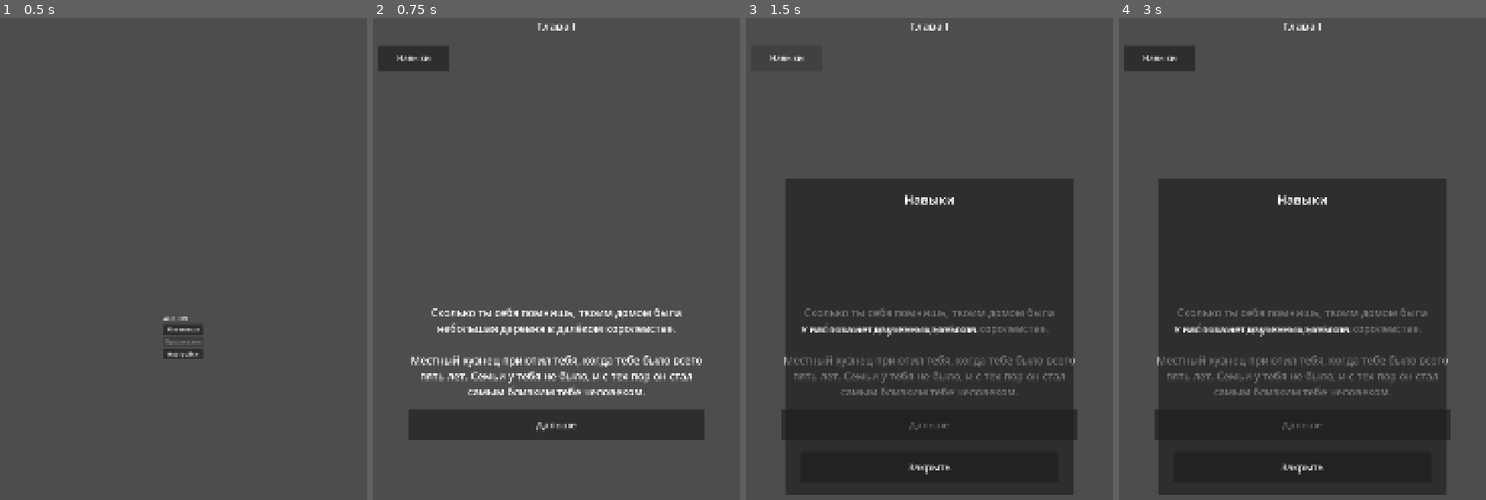
Above: before the commit, frames 1-4 (left to right).
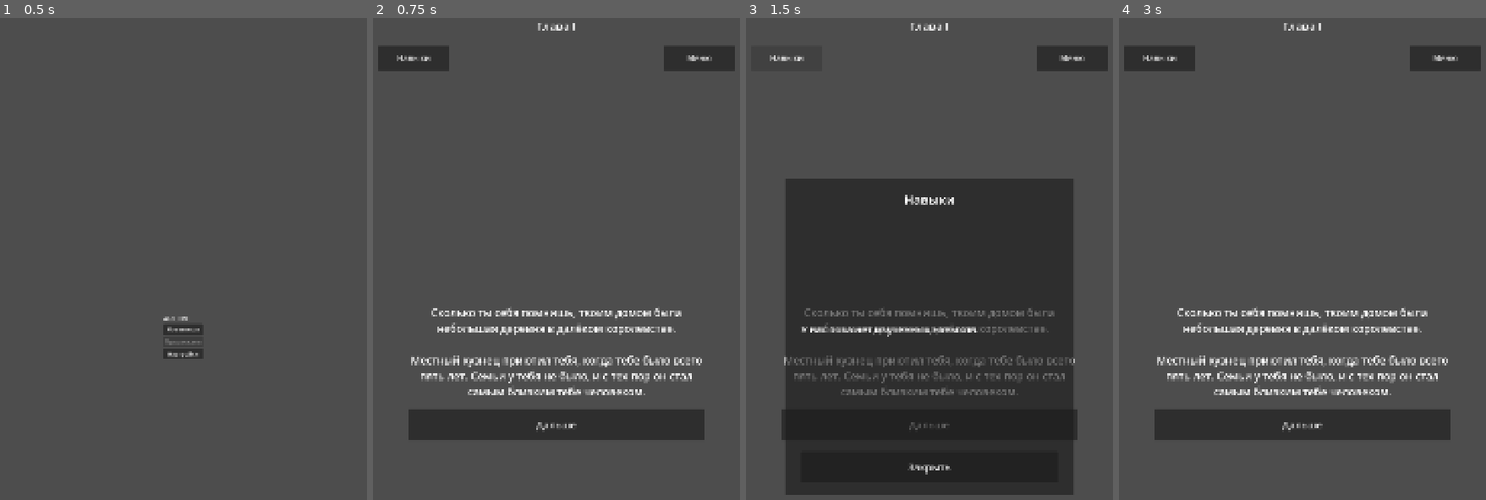
Above: after the commit, the same moments.

Repository: SayentLY/Alfheim
Game: Godot game, scene res://scenes/main_menu.tscn
The game is run twice, just before and just after one commit, with the same random seed, the same clock (stepped at 60 frames per second) and the same inputs.
Inputs (mouse positions are in pixels of both pictures, inside the frame that each line leads up to):
- Up to frame 1 (0.5 s): no input
- Up to frame 2 (0.75 s): click "Новая игра" at 0.5 s
- Up to frame 3 (1.5 s): click "Навыки" at 1.25 s
- Up to frame 4 (3 s): click (1445, 56) at 2 s, where only the run after the commit has a clickable "Меню"; click (1302, 292) at 2.75 s, where only the run after the commit has a clickable "Продолжить"

Frame 1 is identical in both runs. In frame 2, 0.9% of the frame differs, in the area x 79-99%, y 5-12%; in frame 3, 0.9%; in frame 4, 47%, in the area x 10-99%, y 5-99%.
Error before the commit: Invalid access to property or key 'pressed' on a base object of type 'null instance'. (res://scripts/chapter_one.gd:33)

Commit message:
Add temporary in-game menu UI

Diff:
--- a/scenes/chapter_one.tscn
+++ b/scenes/chapter_one.tscn
@@ -132,3 +132,72 @@
 layout_mode = 2
 theme_override_font_sizes/font_size = 28
 text = "Закрыть"
+
+
+[node name="MenuButton" type="Button" parent="."]
+layout_mode = 0
+offset_left = 845.0
+offset_top = 135.0
+offset_right = 1045.0
+offset_bottom = 205.0
+theme_override_font_sizes/font_size = 24
+text = "Меню"
+
+[node name="GameMenuPanel" type="Panel" parent="."]
+visible = false
+layout_mode = 1
+anchors_preset = 8
+anchor_left = 0.5
+anchor_top = 0.5
+anchor_right = 0.5
+anchor_bottom = 0.5
+offset_left = -410.0
+offset_top = -450.0
+offset_right = 410.0
+offset_bottom = 450.0
+grow_horizontal = 2
+grow_vertical = 2
+
+[node name="PanelMargin" type="MarginContainer" parent="GameMenuPanel"]
+layout_mode = 1
+anchors_preset = 15
+anchor_right = 1.0
+anchor_bottom = 1.0
+grow_horizontal = 2
+grow_vertical = 2
+theme_override_constants/margin_left = 45
+theme_override_constants/margin_top = 45
+theme_override_constants/margin_right = 45
+theme_override_constants/margin_bottom = 45
+
+[node name="MenuVBox" type="VBoxContainer" parent="GameMenuPanel/PanelMargin"]
+layout_mode = 2
+theme_override_constants/separation = 30
+
+[node name="Title" type="Label" parent="GameMenuPanel/PanelMargin/MenuVBox"]
+layout_mode = 2
+theme_override_font_sizes/font_size = 36
+text = "Меню"
+horizontal_alignment = 1
+
+[node name="Spacer" type="Control" parent="GameMenuPanel/PanelMargin/MenuVBox"]
+custom_minimum_size = Vector2(0, 120)
+layout_mode = 2
+
+[node name="ContinueButton" type="Button" parent="GameMenuPanel/PanelMargin/MenuVBox"]
+custom_minimum_size = Vector2(0, 90)
+layout_mode = 2
+theme_override_font_sizes/font_size = 28
+text = "Продолжить"
+
+[node name="SkillsButton" type="Button" parent="GameMenuPanel/PanelMargin/MenuVBox"]
+custom_minimum_size = Vector2(0, 90)
+layout_mode = 2
+theme_override_font_sizes/font_size = 28
+text = "Навыки"
+
+[node name="ExitButton" type="Button" parent="GameMenuPanel/PanelMargin/MenuVBox"]
+custom_minimum_size = Vector2(0, 90)
+layout_mode = 2
+theme_override_font_sizes/font_size = 28
+text = "Выйти в главное меню"
